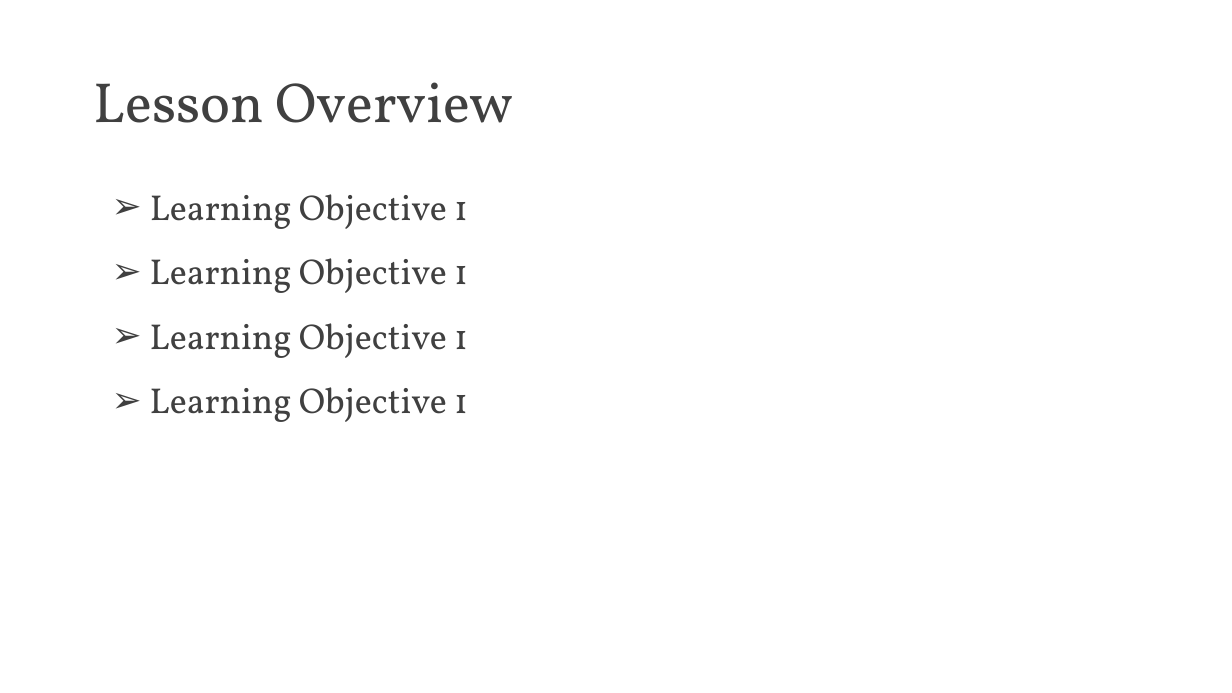
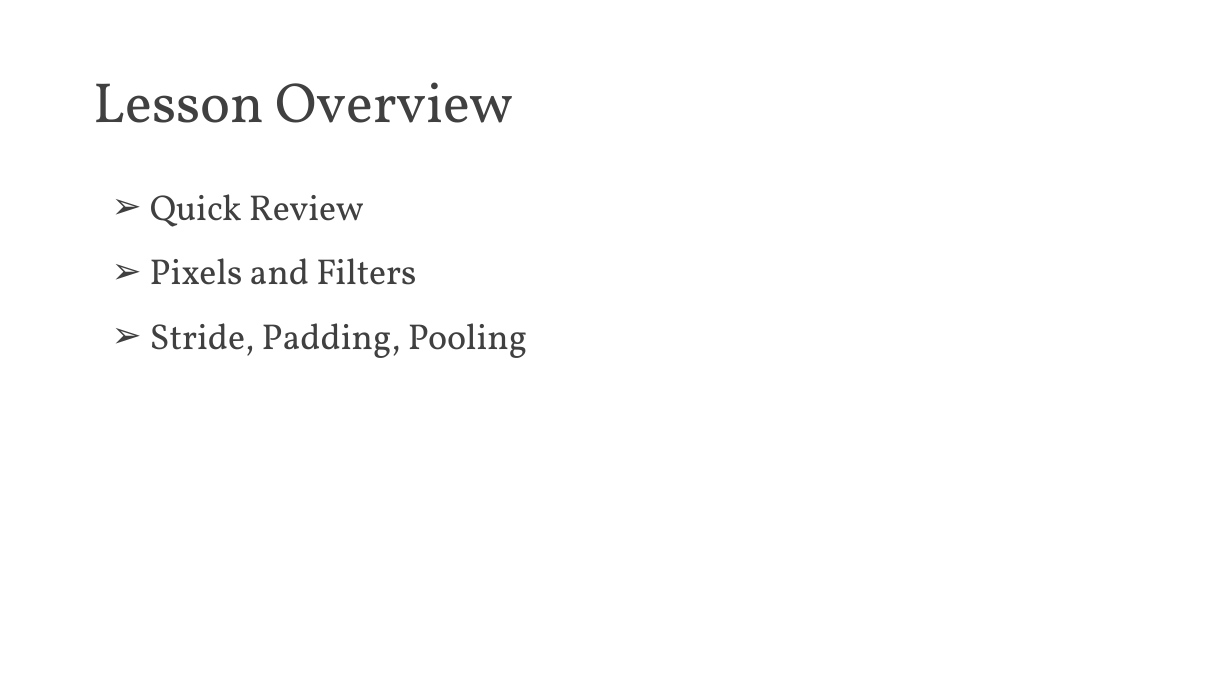
Before and after one commit to PracticumAI/cnn, a slide deck: slide 2 of presentations/02_cnn_anatomy.pptx. Drawn at 1232x693 pixels with LibreOffice and Linux fonts; fonts in the diff are those of the drawing. Boxes give left, top, right and bottom in pixels: in the first picture for what was removed or moved away, otherwise in the second. Text is boxed around its words. In the diff, an @@ line names an element or a change of style, - is before the commit and + after.

```diff
--- a/presentations/02_cnn_anatomy.pptx
+++ b/presentations/02_cnn_anatomy.pptx
@@ text at <box>150,194,364,227</box>: text changed @@
-➢ Learning Objective 1
+➢ Quick Review
@@ text at <box>150,258,416,285</box>: text changed @@
-➢ Learning Objective 1
+➢ Pixels and Filters
@@ text at <box>150,323,527,358</box>: text changed @@
-➢ Learning Objective 1
+➢ Stride, Padding, Pooling
@@ text removed at <box>150,387,468,422</box> @@
-➢ Learning Objective 1
```
Also in this commit, not shown: 9 other files.
